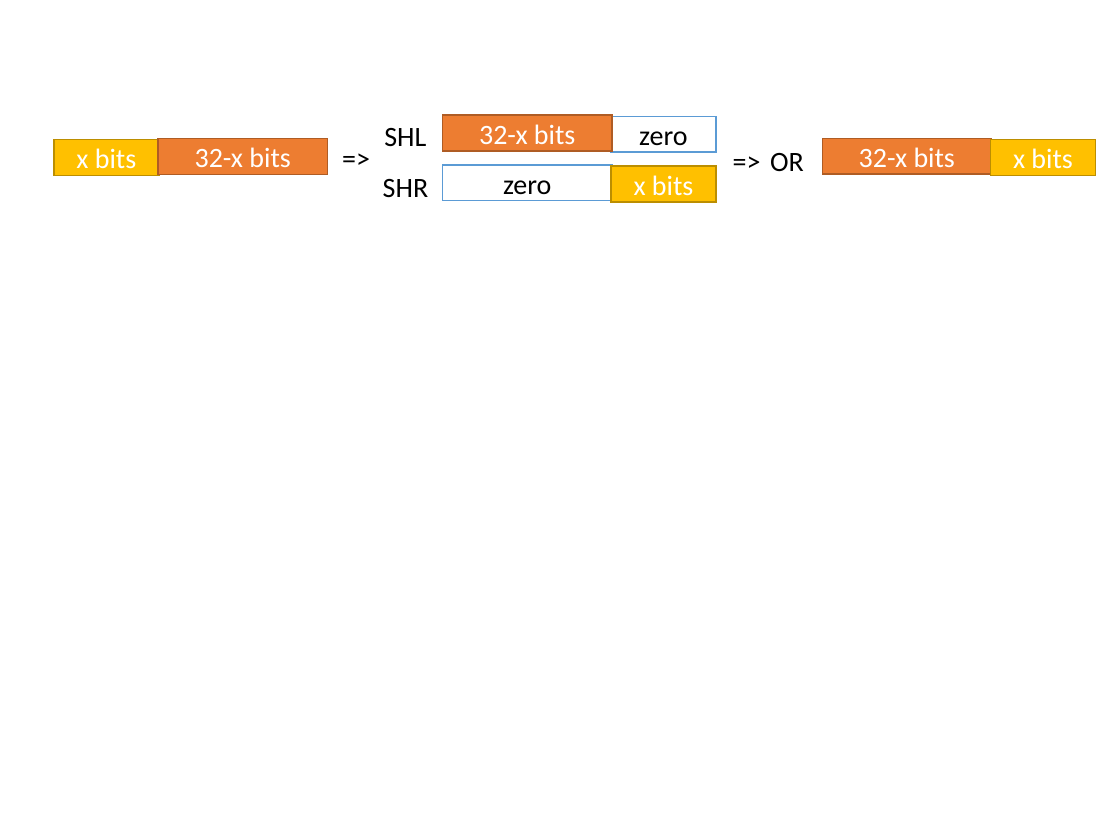
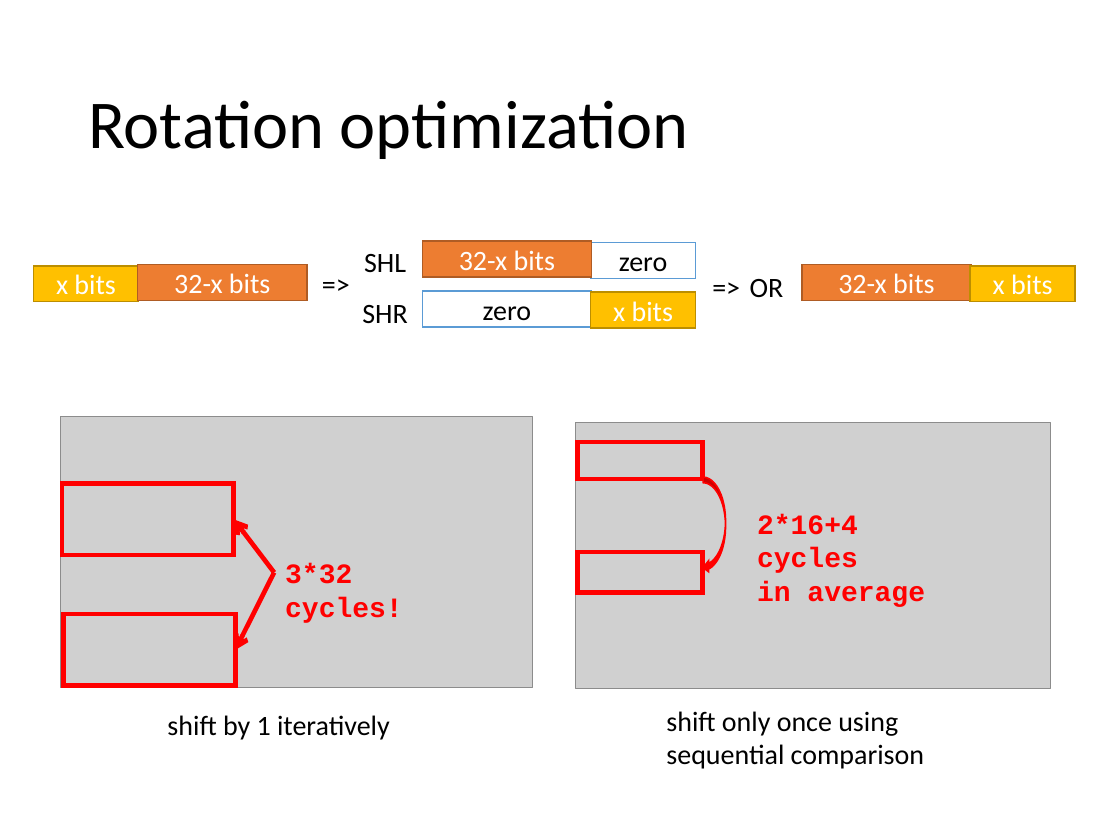
Before and after one commit to Kooscii/ahd_processor_design, a slide deck: slide 4 of reports/submit/part3/pre.pptx (slide 1 before the commit). Drawn at 1120x840 pixels with LibreOffice and Linux fonts; fonts in the diff are those of the drawing; grey boxes stand for pictures. Boxes give left, top, right and bottom in pixels: in the first picture for what was removed or moved away, otherwise in the second. Text is boxed around its words. In the diff, an @@ line names an element or a change of style, - is before the commit and + after.

```diff
--- a/reports/submit/part3/pre.pptx
+++ b/reports/submit/part3/pre.pptx
@@ title added at (88, 100, 688, 159), 44 pt, text #000000 @@
+Rotation optimization
@@ 8 rectangles, 5 texts: place and size @@
-8 rectangles, 5 texts at (54, 115, 1095, 202)
+8 rectangles, 5 texts at (34, 241, 1075, 328)
@@ group added at (576, 422, 1051, 688): 2 rectangles, 1 picture, 1 curved left arrow @@
@@ text added at (757, 514, 925, 607), 18 pt, text #FF0000, bold @@
+2*16+4 cycles
+in average
@@ group added at (60, 417, 532, 689): 2 rectangles, 2 arrows, 1 picture, 1 text @@
+3*32 cycles!
@@ text added at (167, 715, 390, 740), 18 pt, text #000000 @@
+shift by 1 iteratively
@@ text added at (666, 711, 924, 769), 18 pt, text #000000 @@
+shift only once using
+sequential comparison
```
Also in this commit, not shown: 3 other slides changed, 8 slides added, 4 slides removed, 2 other files.
